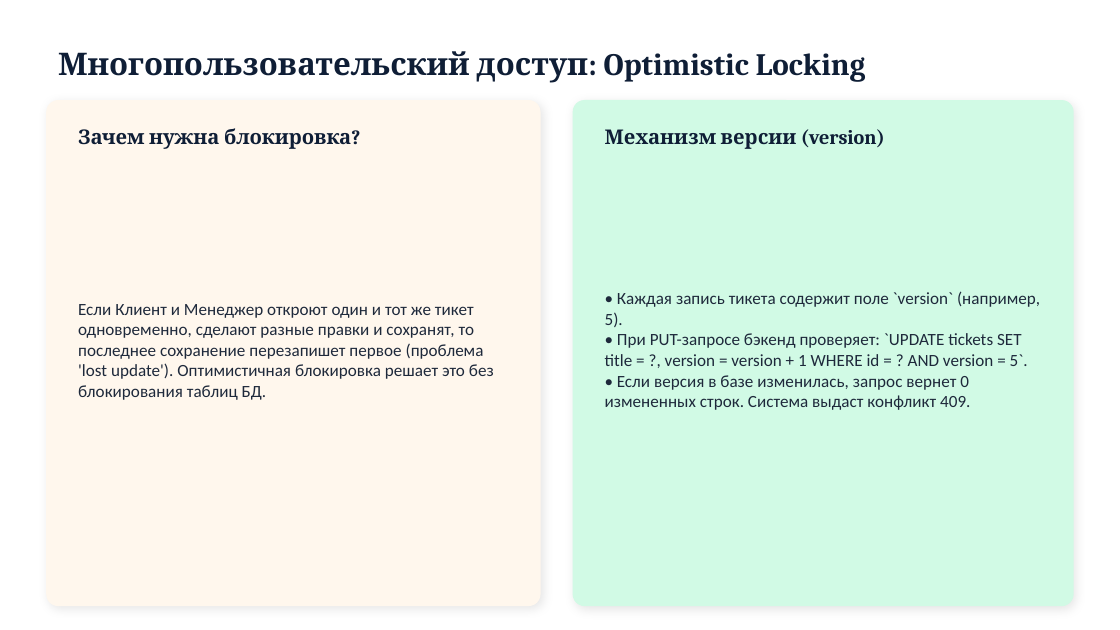
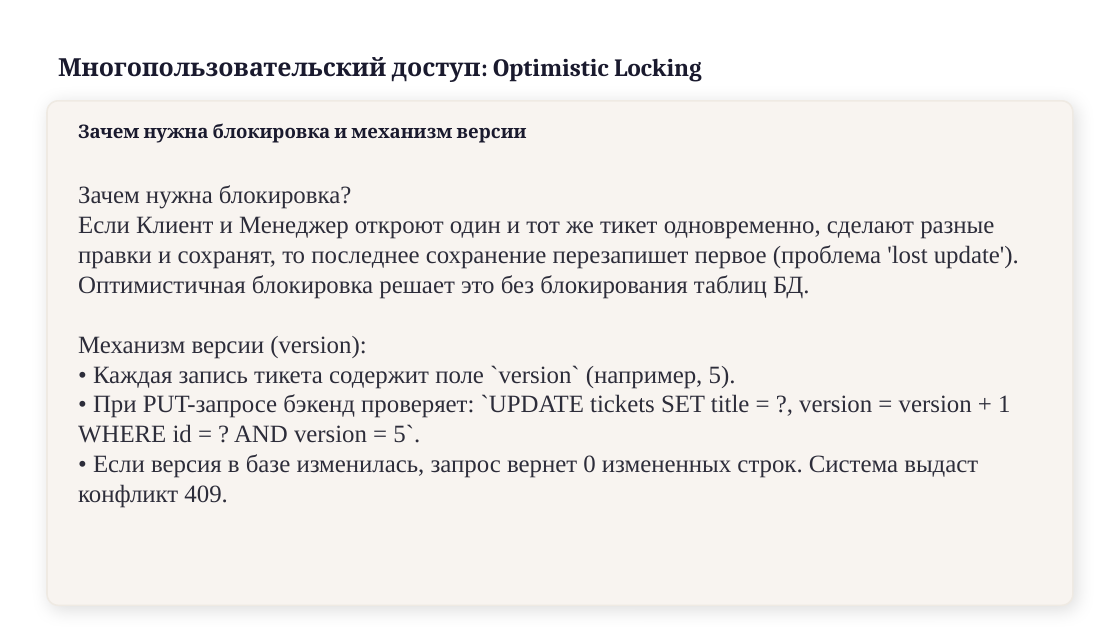
Before and after one commit to x2latte/tppo-presentation-hub--3-, a slide deck: slide 14 of presentations/output/P2_Атрибуты_качества.pptx (slide 13 before the commit). Drawn at 1120x630 pixels with LibreOffice and Linux fonts; fonts in the diff are those of the drawing. Boxes give left, top, right and bottom in pixels: in the first picture for what was removed or moved away, otherwise in the second. Text is boxed around its words. In the diff, an @@ line names an element or a change of style, - is before the commit and + after.

```diff
--- a/presentations/output/P2_Атрибуты_качества.pptx
+++ b/presentations/output/P2_Атрибуты_качества.pptx
@@ text "Многопользовательский доступ: Optimistic Locking" at bbox=[58, 57, 702, 82]: size 20 to 16 pt, text colour #0F1E36 to #1A1A2E @@
@@ rounded rectangle removed at bbox=[47, 101, 540, 605] @@
@@ rounded rectangle added at bbox=[47, 101, 1073, 605], fill #F8F4F0, outline #EFEAE3 1 pt @@
@@ text "Зачем нужна блокировка и механизм ..." at bbox=[78, 123, 527, 143]: vertical alignment middle to top @@
@@ rounded rectangle removed at bbox=[573, 101, 1073, 605] @@
@@ text at bbox=[78, 123, 527, 143]: text changed; size 13 to 12 pt; text colour #0F1E36 to #1A1A2E @@
-Зачем нужна блокировка?
+Зачем нужна блокировка и механизм версии
@@ text removed at bbox=[605, 129, 885, 149] @@
-Механизм версии (version)
@@ text "Зачем нужна блокировка?": place and size @@
-text "Зачем нужна блокировка?" at bbox=[605, 291, 1040, 410]
+text "Зачем нужна блокировка?" at bbox=[78, 185, 1019, 508]
@@ text "Зачем нужна блокировка?" at bbox=[78, 185, 1019, 508]: vertical alignment middle to top @@
@@ text at bbox=[78, 185, 1019, 359]: paragraphs added @@
+Зачем нужна блокировка?
+Если Клиент и Менеджер откроют один и тот же тикет одновременно, сделают разные правки и сохранят, то последнее сохранение перезапишет первое (проблема 'lost update'). Оптимистичная блокировка решает это без блокирования таблиц БД.
+Механизм версии (version):
@@ text removed at bbox=[78, 304, 494, 400] @@
-Если Клиент и Менеджер откроют один и тот же тикет одновременно, сделают разные правки и сохранят, то последнее сохранение перезапишет первое (проблема 'lost update'). Оптимистичная блокировка решает это без блокирования таблиц БД.
@@ text at bbox=[78, 365, 1010, 508]: size 11 to 16 pt, font Calibri to Times New Roman, text colour #1E293B to #2D2D3A in "• Каждая запись тикета содержит поле `version` ...", "• При PUT-запросе бэкенд проверяет: `UPDATE tickets ...", "• Если версия в базе изменилась, запрос ..." @@
```
Also in this commit, not shown: 14 other slides changed, 1 slide added, 12 other files.
